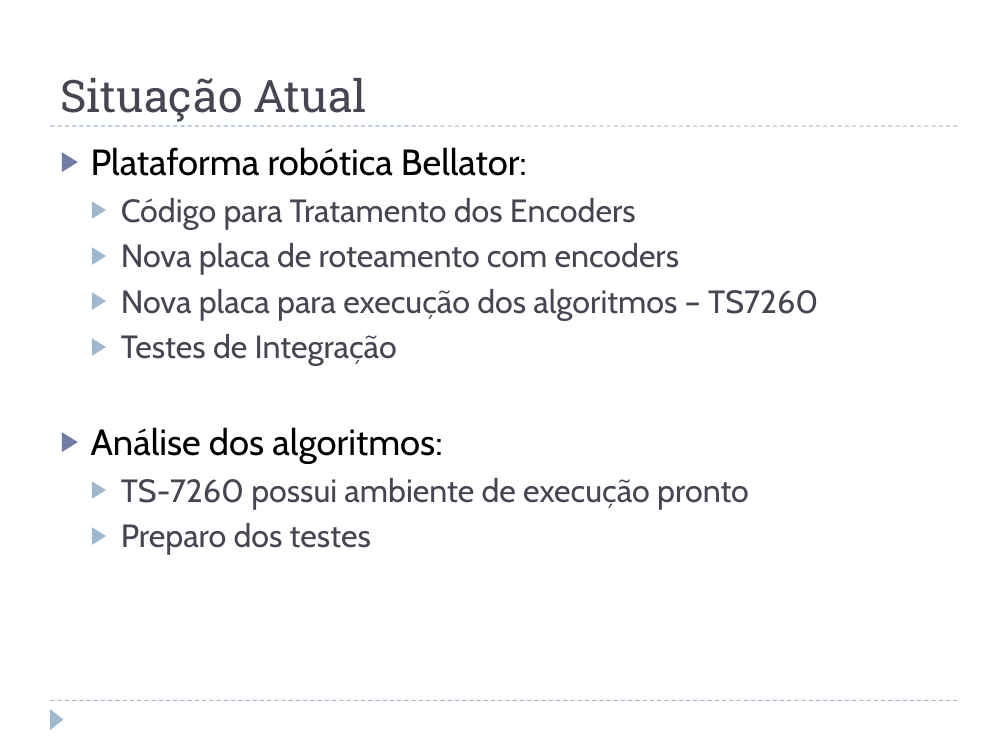
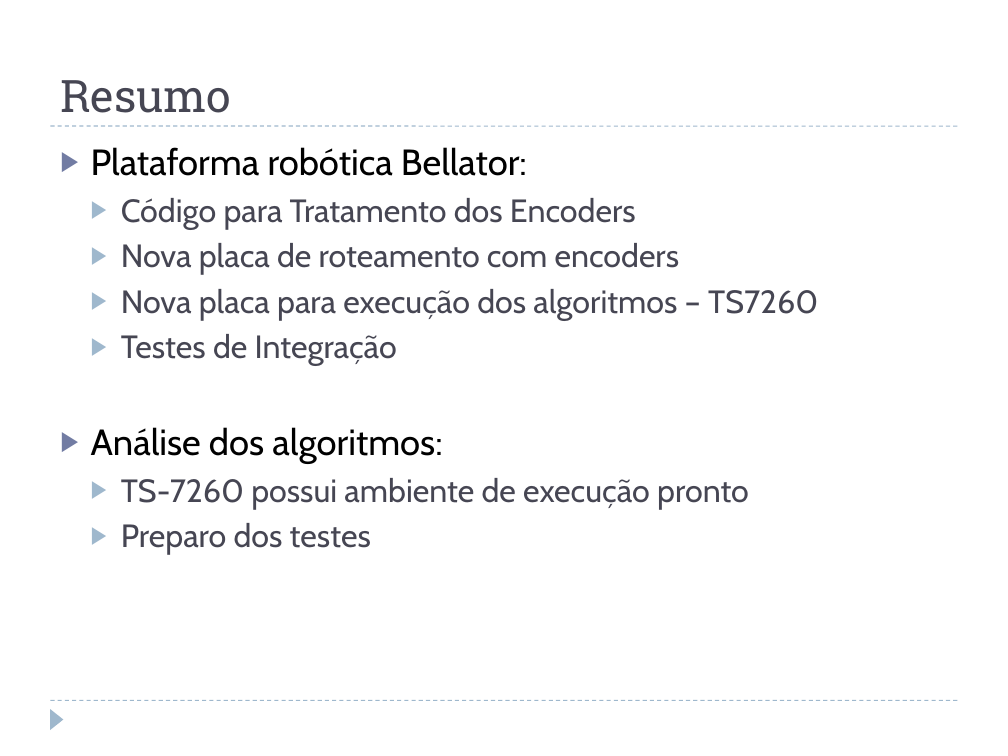
Before and after one commit to jcnborges/TCC, a slide deck: slide 34 of qualificacao.pptx (slide 28 before the commit). Drawn at 1008x756 pixels with LibreOffice and Linux fonts; fonts in the diff are those of the drawing. Boxes give left, top, right and bottom in pixels: in the first picture for what was removed or moved away, otherwise in the second. Text is boxed around its words. In the diff, an @@ line names an element or a change of style, - is before the commit and + after.

Commit message:
Apresentacao atualizada

```diff
--- a/qualificacao.pptx
+++ b/qualificacao.pptx
@@ title at (x1=60, y1=80, x2=231, y2=113): text changed @@
-Situação Atual
+Resumo
```
Also in this commit, not shown: 3 other slides changed, 6 slides added.
